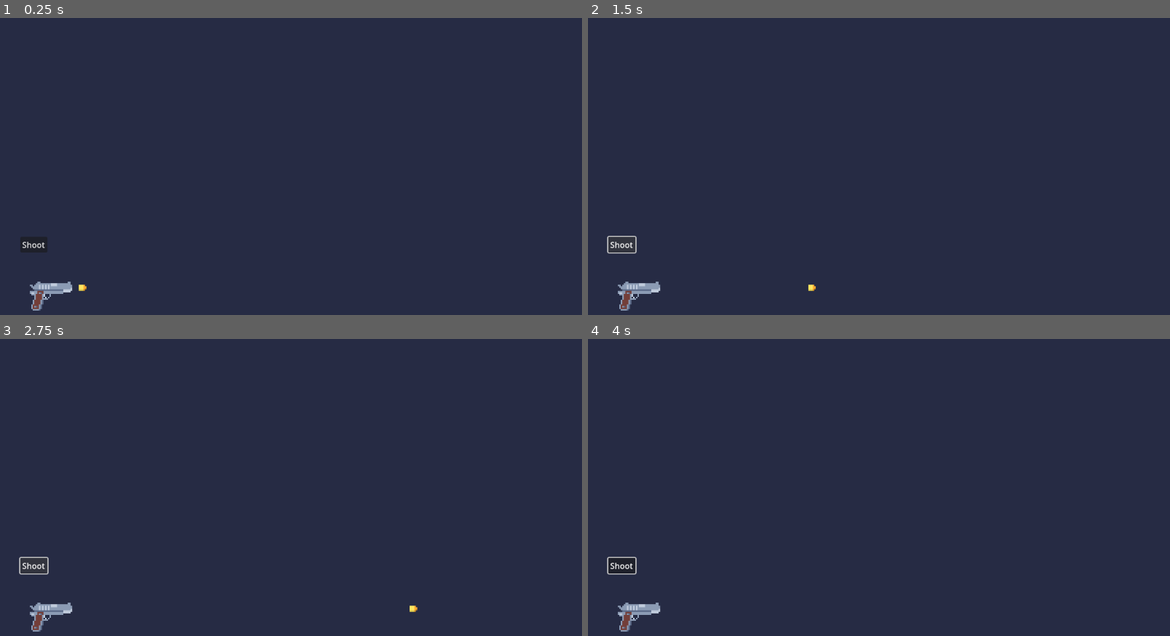
Above: before the commit, frames 1-4 (two rows, left to right).
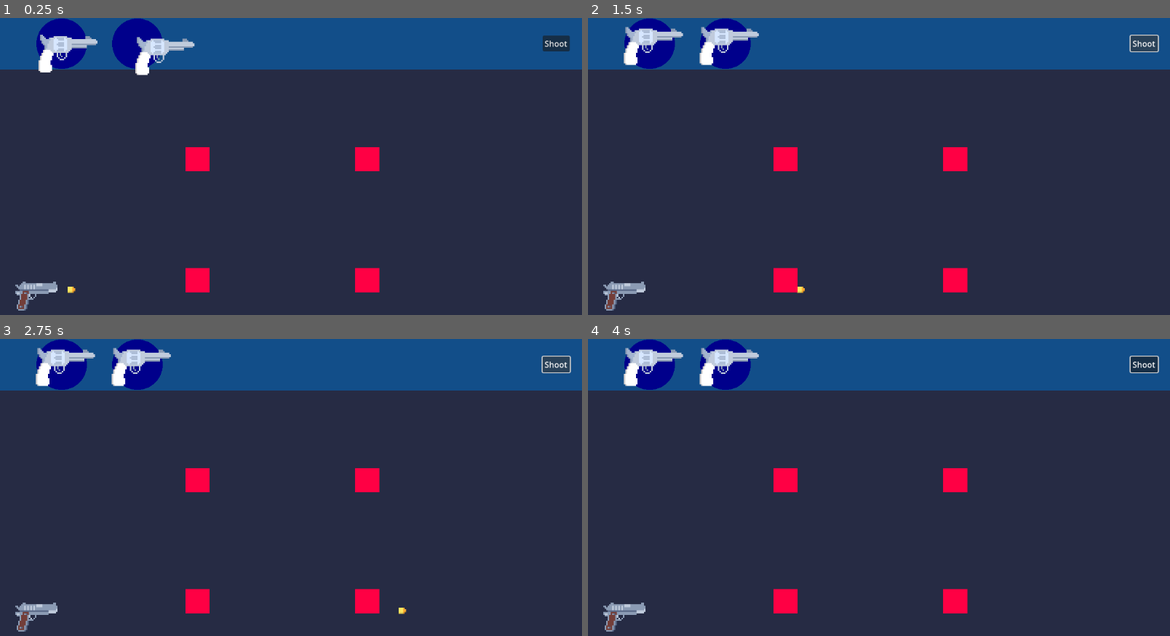
Above: after the commit, the same moments.

Repository: AmarHadj/shoot-your-way-out
Game: Godot game, scene res://Scenes/Level 1.tscn
The game is run twice, just before and just after one commit, with the same random seed, the same clock (stepped at 60 frames per second) and the same inputs. The project has no main scene, so this scene is started directly.
Inputs (mouse positions are in pixels of both pictures, inside the frame that each line leads up to):
- Up to frame 1 (0.25 s): no input
- Up to frame 2 (1.5 s): click "Shoot" at 0.5 s; click "Shoot" at 1.25 s
- Up to frame 3 (2.75 s): click "Shoot" at 2 s
- Up to frame 4 (4 s): tap Enter at 2.75 s; move the mouse to (1007, 487) at 2.77 s; click (1007, 487) at 2.85 s; move the mouse to (762, 520) at 3.52 s; click (762, 520) at 3.6 s

The runs differ from the first frame. In frame 1, 19% of the frame differs, in the area x 0-100%, y 0-99%; in frame 2, 19%; in frame 3, 19%; in frame 4, 19%.

Commit message:
Inventory code mostly done

Diff:
--- /dev/null
+++ b/Assets/DropZone.tscn
@@ -0,0 +1,6 @@
+[gd_scene load_steps=2 format=3 uid="uid://tal68jtsg3wr"]
+
+[ext_resource type="Script" path="res://scripts/drop_zone.gd" id="1_77jw5"]
+
+[node name="DropZone" type="Marker2D" groups=["zone"]]
+script = ExtResource("1_77jw5")
--- /dev/null
+++ b/Assets/Inventory.tscn
@@ -0,0 +1,28 @@
+[gd_scene load_steps=5 format=3 uid="uid://b0scdla5fej5g"]
+
+[ext_resource type="Script" path="res://scripts/Inventory.gd" id="1_i6ug5"]
+[ext_resource type="Texture2D" uid="uid://bwiaghq4ip2e8" path="res://Art/Inventory.png" id="1_smbuq"]
+[ext_resource type="PackedScene" uid="uid://tal68jtsg3wr" path="res://Assets/DropZone.tscn" id="2_pfhes"]
+[ext_resource type="PackedScene" uid="uid://hrs2xolqc8q7" path="res://Assets/Shoot button.tscn" id="3_kfp24"]
+
+[node name="Inventory" type="Control"]
+layout_mode = 3
+anchors_preset = 15
+anchor_right = 1.0
+anchor_bottom = 1.0
+grow_horizontal = 2
+grow_vertical = 2
+script = ExtResource("1_i6ug5")
+
+[node name="Inventory" type="Sprite2D" parent="."]
+position = Vector2(576, 51)
+texture = ExtResource("1_smbuq")
+
+[node name="DropZone1" parent="." instance=ExtResource("2_pfhes")]
+position = Vector2(122, 51)
+
+[node name="DropZone2" parent="." instance=ExtResource("2_pfhes")]
+position = Vector2(272, 51)
+
+[node name="ShootButton" parent="." instance=ExtResource("3_kfp24")]
+position = Vector2(1101, 47)
--- /dev/null
+++ b/Assets/Revolver.tscn
@@ -0,0 +1,38 @@
+[gd_scene load_steps=6 format=3 uid="uid://cglgw3xivu2t4"]
+
+[ext_resource type="Texture2D" uid="uid://bfrd487usat6v" path="res://Art/revolver.png" id="1_1di6j"]
+[ext_resource type="Script" path="res://scripts/revolver.gd" id="1_ftlq0"]
+
+[sub_resource type="AtlasTexture" id="AtlasTexture_cyaik"]
+atlas = ExtResource("1_1di6j")
+region = Rect2(0, 0, 144, 144)
+
+[sub_resource type="SpriteFrames" id="SpriteFrames_u2s54"]
+animations = [{
+"frames": [{
+"duration": 1.0,
+"texture": SubResource("AtlasTexture_cyaik")
+}],
+"loop": true,
+"name": &"default",
+"speed": 5.0
+}]
+
+[sub_resource type="CircleShape2D" id="CircleShape2D_m8n7j"]
+radius = 9.87935
+
+[node name="Revolver" type="Node2D" groups=["Revolver"]]
+position = Vector2(2, 1)
+script = ExtResource("1_ftlq0")
+
+[node name="AnimatedSprite2D" type="AnimatedSprite2D" parent="."]
+sprite_frames = SubResource("SpriteFrames_u2s54")
+
+[node name="Area2D" type="Area2D" parent="AnimatedSprite2D"]
+
+[node name="CollisionShape2D" type="CollisionShape2D" parent="AnimatedSprite2D/Area2D"]
+position = Vector2(2, -2)
+scale = Vector2(6.985, 6.985)
+shape = SubResource("CircleShape2D_m8n7j")
+
+[connection signal="input_event" from="AnimatedSprite2D/Area2D" to="." method="_on_area_2d_input_event"]
--- a/Scenes/Level 1.tscn
+++ b/Scenes/Level 1.tscn
@@ -1,9 +1,23 @@
-[gd_scene load_steps=5 format=3 uid="uid://nw2kowxiwgld"]
+[gd_scene load_steps=9 format=3 uid="uid://nw2kowxiwgld"]
 
 [ext_resource type="Texture2D" uid="uid://brgeoroctr46p" path="res://Art/Background.png" id="1_qc3q7"]
 [ext_resource type="PackedScene" uid="uid://c8jxhu18nruo2" path="res://Assets/Player.tscn" id="3_qu3eo"]
-[ext_resource type="PackedScene" uid="uid://hrs2xolqc8q7" path="res://Assets/Shoot button.tscn" id="4_fyrxw"]
 [ext_resource type="PackedScene" uid="uid://bfhffvsj8cssc" path="res://Assets/Bullet.tscn" id="4_wxjds"]
+[ext_resource type="Texture2D" uid="uid://chluqvc5li0tq" path="res://Art/weapon slot.png" id="5_0jgen"]
+[ext_resource type="PackedScene" uid="uid://cglgw3xivu2t4" path="res://Assets/Revolver.tscn" id="6_2jxly"]
+[ext_resource type="PackedScene" uid="uid://b0scdla5fej5g" path="res://Assets/Inventory.tscn" id="7_gvsgm"]
+
+[sub_resource type="TileSetAtlasSource" id="TileSetAtlasSource_s0qen"]
+texture = ExtResource("5_0jgen")
+texture_region_size = Vector2i(48, 48)
+0:0/0 = 0
+
+[sub_resource type="TileSet" id="TileSet_11qq3"]
+tile_size = Vector2i(48, 48)
+terrain_set_0/mode = 0
+terrain_set_0/terrain_0/name = "Terrain 0"
+terrain_set_0/terrain_0/color = Color(0.5, 0.34375, 0.25, 1)
+sources/0 = SubResource("TileSetAtlasSource_s0qen")
 
 [node name="Level1" type="Node2D"]
 
@@ -11,11 +25,26 @@
 position = Vector2(576, 324)
 texture = ExtResource("1_qc3q7")
 
-[node name="ShootButton" parent="." instance=ExtResource("4_fyrxw")]
-position = Vector2(67, 446)
+[node name="Inventory" parent="." instance=ExtResource("7_gvsgm")]
 
 [node name="Player" parent="." instance=ExtResource("3_qu3eo")]
-position = Vector2(101, 544)
+position = Vector2(72, 544)
 
 [node name="Bullet" parent="." instance=ExtResource("4_wxjds")]
-position = Vector2(162, 535)
+position = Vector2(140, 539)
+
+[node name="tiles" type="Node" parent="."]
+
+[node name="weapon slot" type="TileMapLayer" parent="tiles"]
+position = Vector2(511, 352)
+tile_map_data = PackedByteArray(0, 0, 253, 255, 3, 0, 0, 0, 0, 0, 0, 0, 0, 0, 253, 255, 254, 255, 0, 0, 0, 0, 0, 0, 0, 0, 4, 0, 254, 255, 0, 0, 0, 0, 0, 0, 0, 0, 4, 0, 3, 0, 0, 0, 0, 0, 0, 0, 0, 0)
+tile_set = SubResource("TileSet_11qq3")
+
+[node name="Walls" type="TileMapLayer" parent="tiles"]
+tile_set = SubResource("TileSet_11qq3")
+
+[node name="Revolver1" parent="." instance=ExtResource("6_2jxly")]
+position = Vector2(201, 281)
+
+[node name="Revolver2" parent="." instance=ExtResource("6_2jxly")]
+position = Vector2(1001, 356)
--- a/project.godot
+++ b/project.godot
@@ -22,6 +22,14 @@
 
 window/stretch/mode="viewport"
 
+[input]
+
+click={
+"deadzone": 0.5,
+"events": [Object(InputEventMouseButton,"resource_local_to_scene":false,"resource_name":"","device":-1,"window_id":0,"alt_pressed":false,"shift_pressed":false,"ctrl_pressed":false,"meta_pressed":false,"button_mask":0,"position":Vector2(0, 0),"global_position":Vector2(0, 0),"factor":1.0,"button_index":1,"canceled":false,"pressed":false,"double_click":false,"script":null)
+]
+}
+
 [rendering]
 
 textures/canvas_textures/default_texture_filter=0
--- /dev/null
+++ b/scripts/Inventory.gd
@@ -0,0 +1,8 @@
+extends Control
+
+var revolvers = []
+# Called when the node enters the scene tree for the first time.
+func _ready() -> void:
+	revolvers = get_tree().get_nodes_in_group("Revolver")
+	for i in range(revolvers.size()) :
+		revolvers[i].set_rest_point(Observer.rest_nodes[i])
--- a/scripts/Observer.gd
+++ b/scripts/Observer.gd
@@ -1,8 +1,13 @@
 extends Node
 
 var shootingPhase = false
+var rest_nodes
+
 
 #set the phase to shooting phase
 func setPhaseToShoot():
 	if !shootingPhase :
 		shootingPhase = true
+
+func _ready():
+	rest_nodes = get_tree().get_nodes_in_group("zone")
--- /dev/null
+++ b/scripts/drop_zone.gd
@@ -0,0 +1,13 @@
+extends Marker2D
+
+
+func _draw():
+	draw_circle(Vector2.ZERO, 50, Color.DARK_BLUE)
+
+#func select():
+	#for child in get_tree().get_nodes_in_group("zone"):
+		#child.deselect()
+	#modulate = Color.WEB_MAROON
+
+func deselect():
+	modulate = Color.WHITE
--- /dev/null
+++ b/scripts/revolver.gd
@@ -0,0 +1,30 @@
+extends Node2D
+
+var selected = false
+var rest_point
+
+# Called when the node enters the scene tree for the first time.
+
+
+# Called every frame. 'delta' is the elapsed time since the previous frame.
+func _process(delta: float) -> void:
+	pass
+
+
+func _on_area_2d_input_event(viewport: Node, event: InputEvent, shape_idx: int) -> void:
+	if Input.is_action_just_pressed("click"):
+		selected = true
+
+func _physics_process(delta):
+	if selected:
+		global_position=lerp(global_position, get_global_mouse_position(), 25*delta)
+	else :
+		global_position = lerp(global_position, rest_point.global_position, 10* delta)
+
+func _input(event):
+	if event is InputEventMouseButton:
+		if event.button_index == MOUSE_BUTTON_LEFT and not event.pressed:
+			selected = false
+
+func set_rest_point(rest_point_choosed : Marker2D):
+	rest_point = rest_point_choosed
Binary file added: Art/Inventory.png
Not shown, added: Art/Inventory.png.import
Binary file added: Art/revolver.png
Not shown, added: Art/revolver.png.import
Binary file added: Art/weapon slot.png
Not shown, added: Art/weapon slot.png.import
